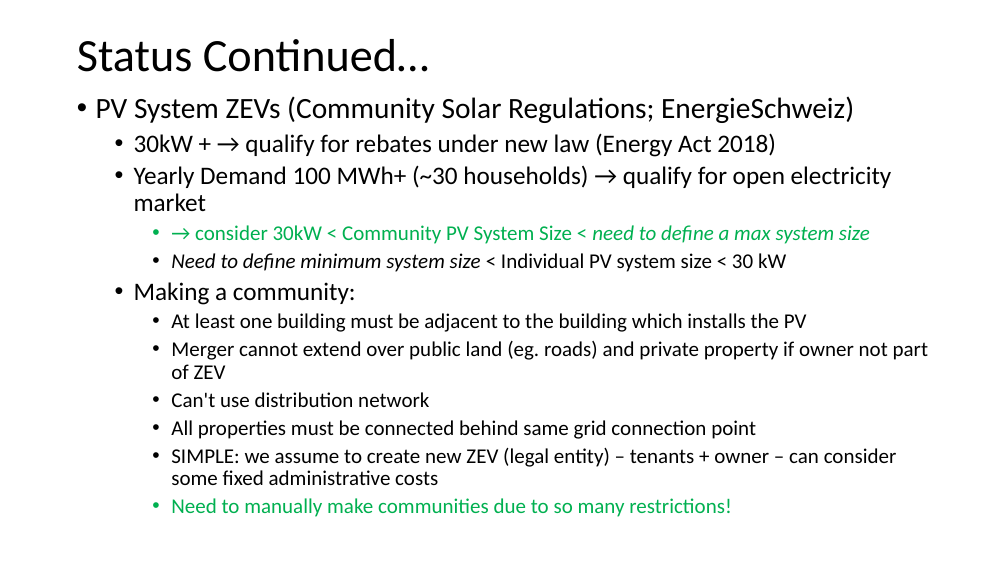
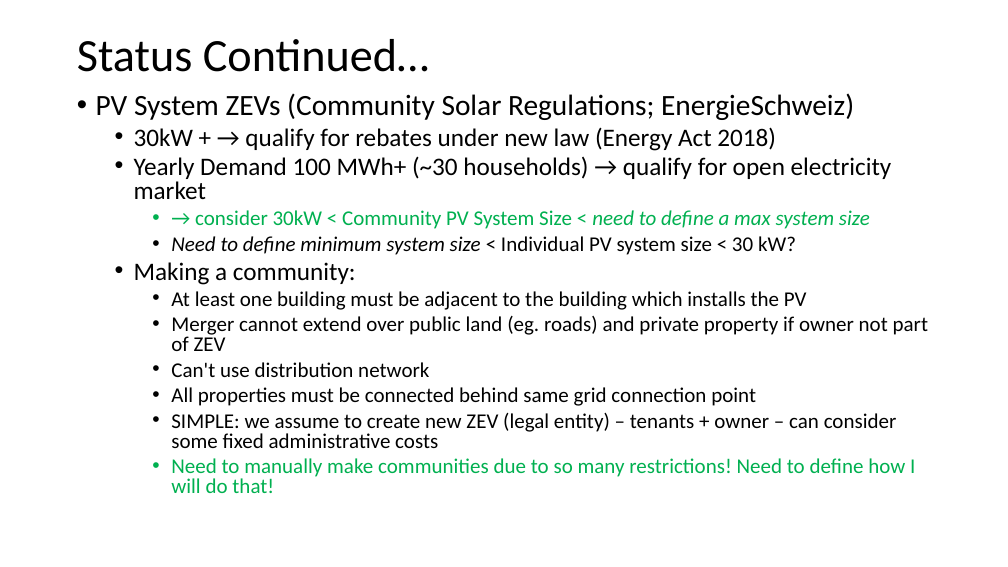
Before and after one commit to prakharmehta95/Thesis, a slide deck: slide 4 of PM/Presentations/PM_ThesisUpdates_Jan11.pptx. Drawn at 1008x567 pixels with LibreOffice and Linux fonts; fonts in the diff are those of the drawing. Boxes give left, top, right and bottom in pixels: in the first picture for what was removed or moved away, otherwise in the second. Text is boxed around its words. In the diff, an @@ line names an element or a change of style, - is before the commit and + after.

```diff
--- a/PM/Presentations/PM_ThesisUpdates_Jan11.pptx
+++ b/PM/Presentations/PM_ThesisUpdates_Jan11.pptx
@@ text at (96,93,928,448): line spacing 0.9 to 0.8 @@
@@ text at (171,236,796,255): text changed @@
-    • Need to define minimum system size < Individual PV system size < 30 kW
+    • Need to define minimum system size < Individual PV system size < 30 kW?
@@ text at (171,458,915,493): text changed @@
-    • Need to manually make communities due to so many restrictions!
+    • Need to manually make communities due to so many restrictions! Need to define how I will do that!
```
Also in this commit, not shown: 7 other slides changed, 1 slide removed, 7 other files.
